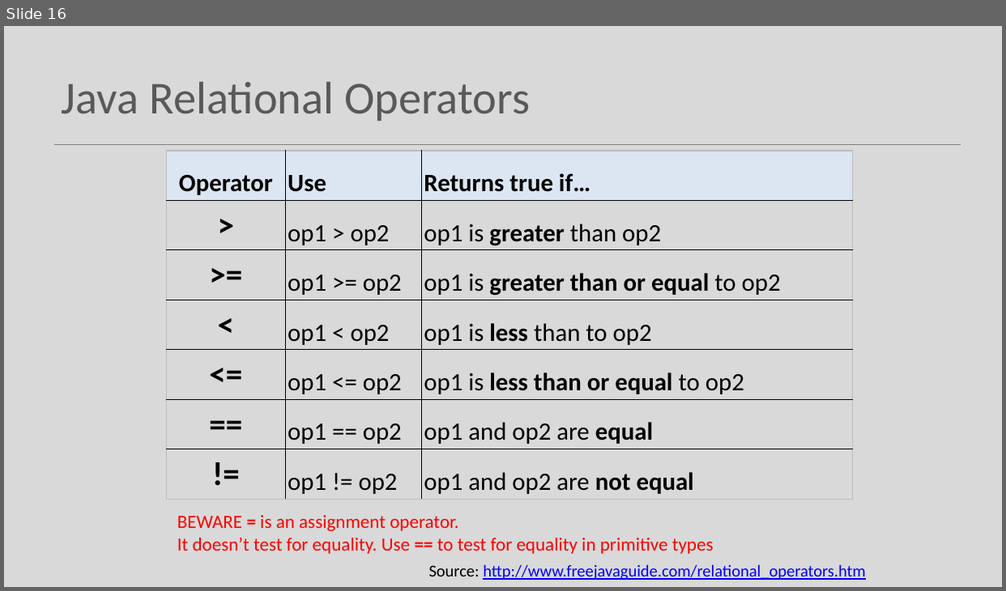
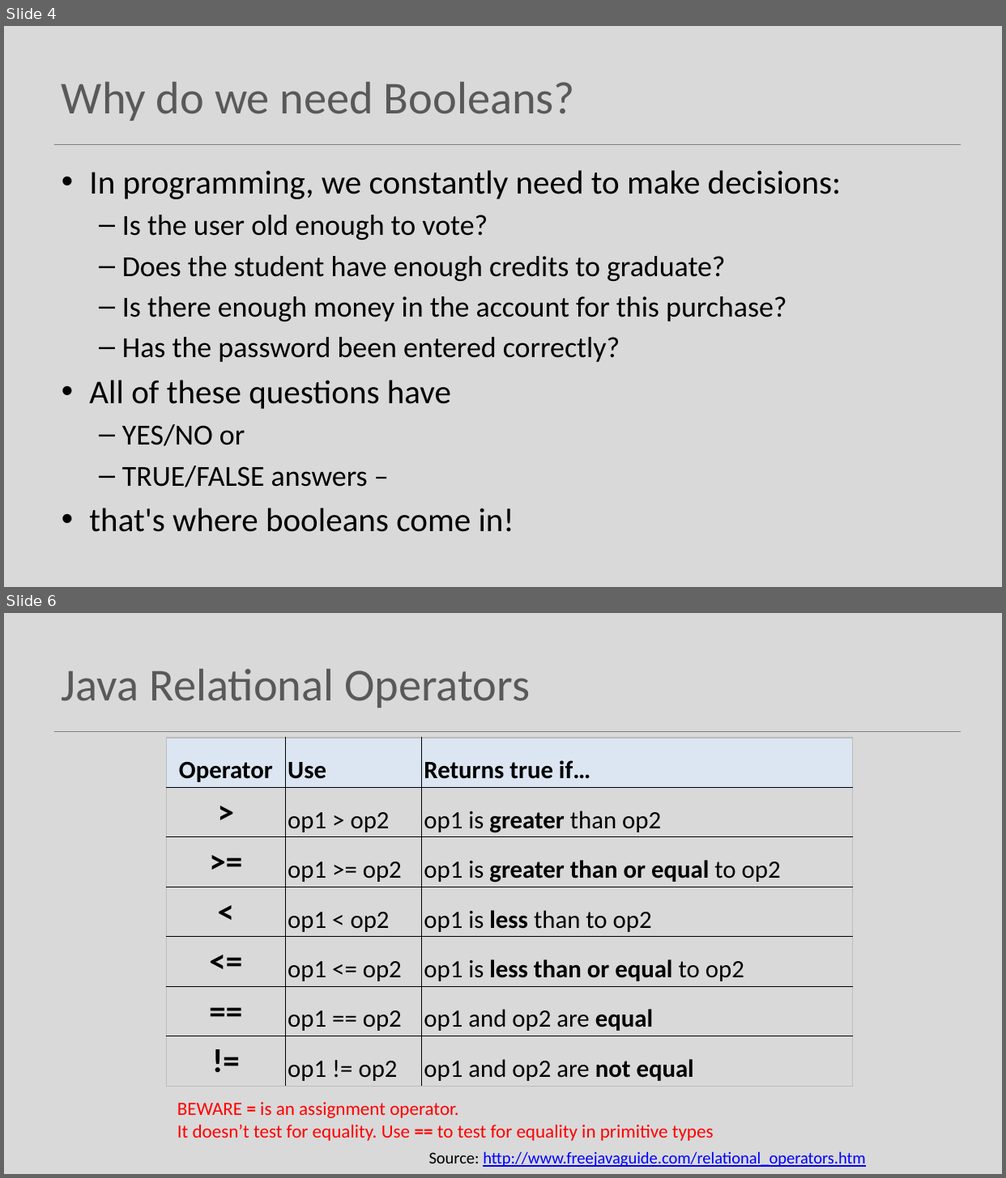
Before and after one commit to Programming-Fundamentals-SETU/prog-fund-1-sept-25, a slide deck: topic04-selection/unit-1/talk-3/c-boolean-cond.pptx. Shown one above the other, each under a label of ours: slide 16 before the commit, slides 4 and 6 after it; the slides between them are not shown. The pictures are 1006x591 and 1006x1178 pixels, drawn with LibreOffice and Linux fonts; fonts in the diff are those of the drawing. Boxes give left, top, right and bottom in pixels: in the first picture for what was removed or moved away, otherwise in the second. Text is boxed around its words. In the diff, an @@ line names an element or a change of style, - is before the commit and + after.

```diff
--- a/topic04-selection/unit-1/talk-3/c-boolean-cond.pptx
+++ b/topic04-selection/unit-1/talk-3/c-boolean-cond.pptx
@@ slide 4 added at [4,26,1002,587], background #D9D9D9; not listed: 1 template element that a slide beside it also shows @@
@@ title added at [62,82,575,121], 44 pt, text #595959 @@
+Why do we need Booleans?
@@ text added at [89,170,841,532], 28 pt, text #000000 @@
+• In programming, we constantly need to make decisions:
+  – Is the user old enough to vote?
+  – Does the student have enough credits to graduate?
+  – Is there enough money in the account for this purchase?
+  – Has the password been entered correctly?
+• All of these questions have
+  – YES/NO or
+  – TRUE/FALSE answers –
+• that's where booleans come in!
@@ what was slide 16 is now slide 6 @@
```
Also in this commit, not shown: 2 slides changed, 10 other slides added, 15 slides removed, 4 other files.
